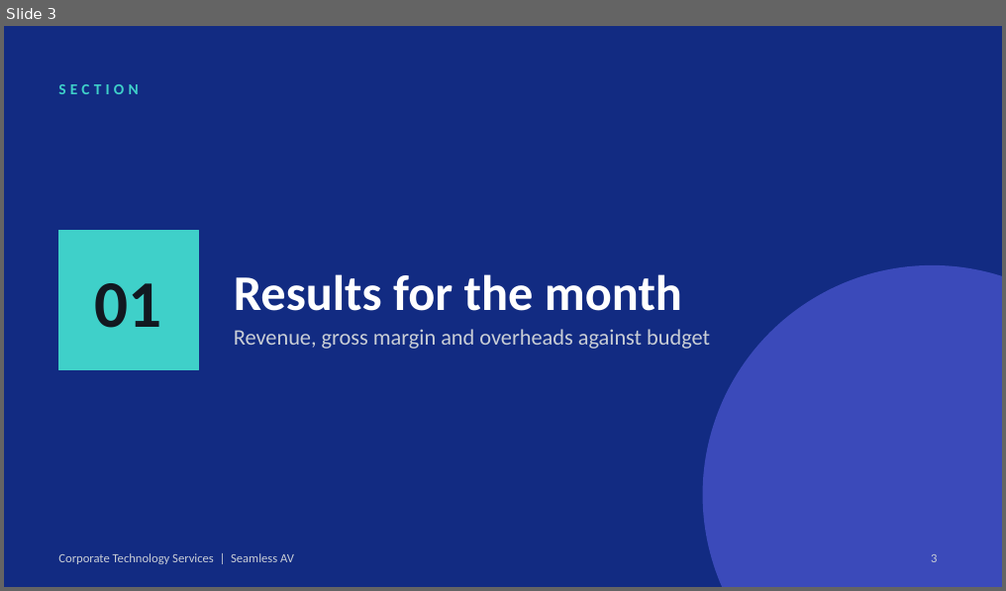
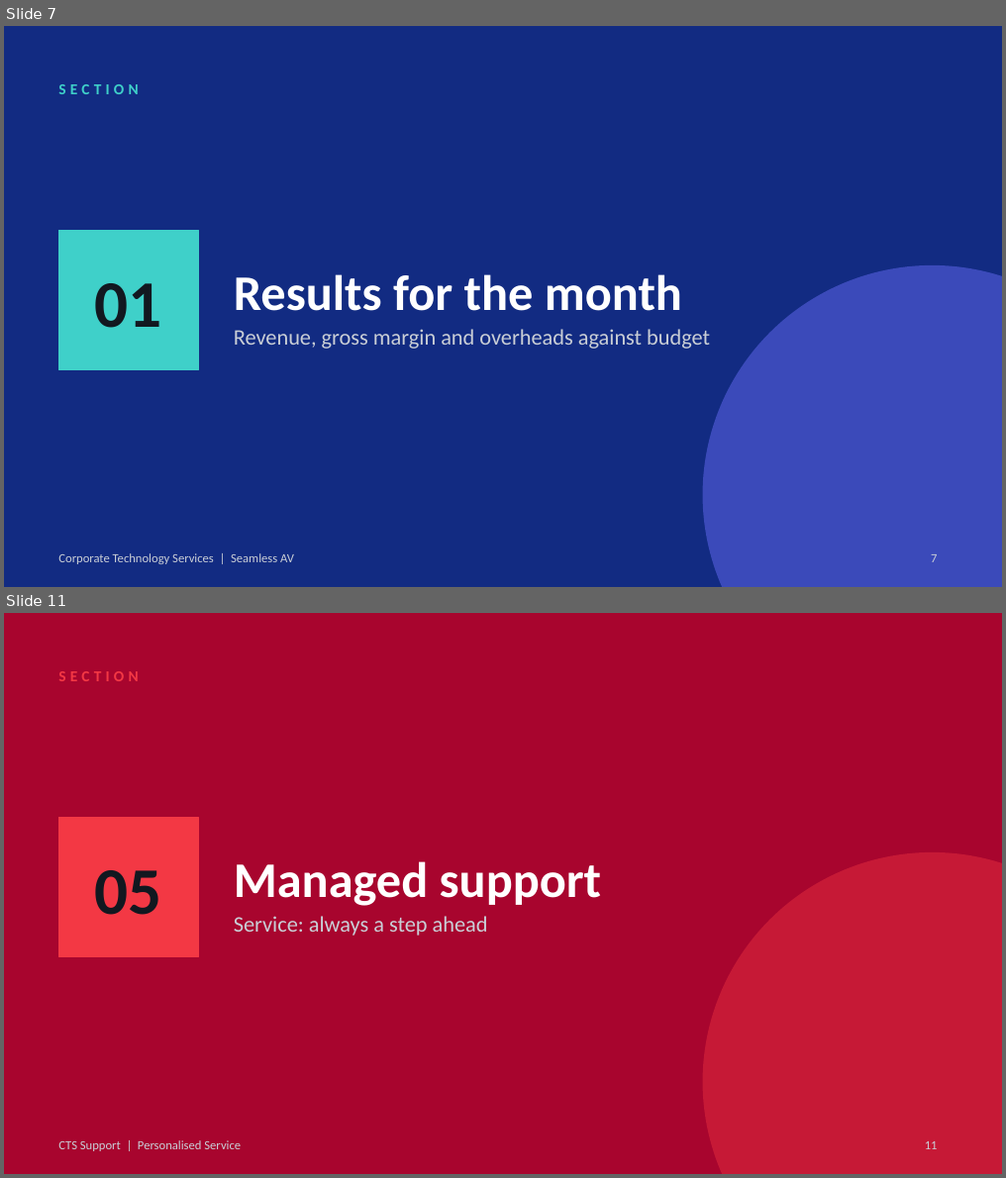
Before and after one commit to WesleyNelson-O33/Claude, a slide deck: presentation/CTS Presentation Template.pptx. Shown one above the other, each under a label of ours: slide 3 before the commit, slides 7 and 11 after it; the slides between them are not shown. The pictures are 1006x591 and 1006x1178 pixels, drawn with LibreOffice and Linux fonts; fonts in the diff are those of the drawing; background and template pictures are left out. Boxes give left, top, right and bottom in pixels: in the first picture for what was removed or moved away, otherwise in the second. Text is boxed around its words. In the diff, an @@ line names an element or a change of style, - is before the commit and + after.

```diff
--- a/presentation/CTS Presentation Template.pptx
+++ b/presentation/CTS Presentation Template.pptx
@@ slide 11 added at [4,613,1002,1174], background #A8052E @@
@@ text added at [58,671,138,681], 11 pt, text #F33844, bold @@
+SECTION
@@ rectangle added at [58,818,199,958], fill #F33844, outline #F33844 1 pt @@
@@ text added at [95,870,162,915], 48 pt, text #121820, bold @@
+05
@@ title added at [234,861,601,906], 36 pt, text #FFFFFF, bold @@
+Managed support
@@ ellipse added at [703,853,1002,1174], fill #F33844 at 40% opacity @@
@@ text added at [234,916,488,936], 16 pt, text #C9CED6 @@
+Service: always a step ahead
@@ text added at [58,1141,241,1152], 9 pt, text #C9CED6 @@
+CTS Support | Personalised Service
@@ page number added at [925,1142,938,1150], 9 pt, text #C9CED6 @@
+11
@@ what was slide 3 is now slide 7 @@
@@ page number at [931,555,937,563]: text changed @@
-3
+7
```
Also in this commit, not shown: 6 other slides changed, 12 other slides added, 1 slide removed, 17 other files.
